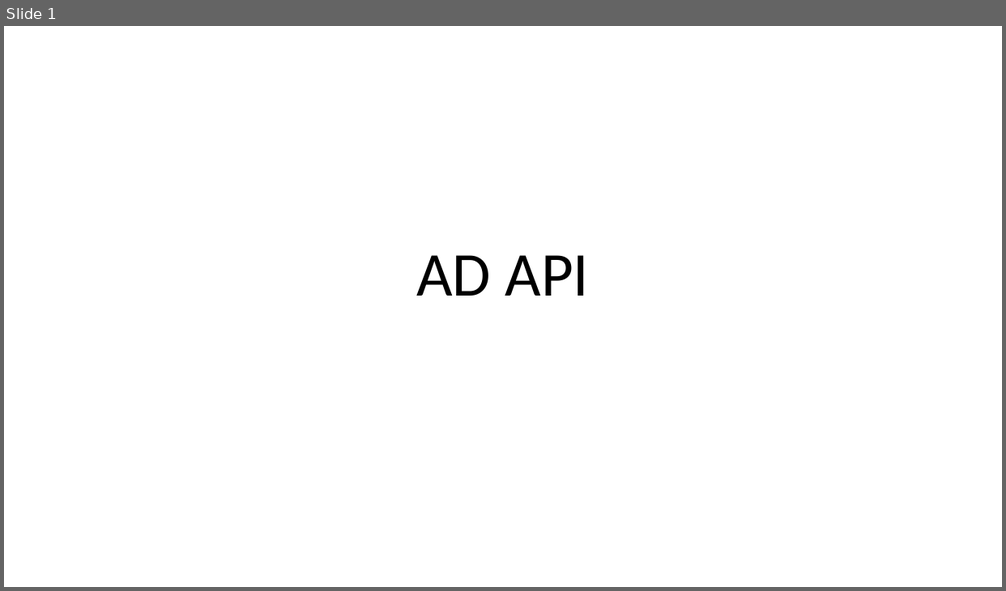
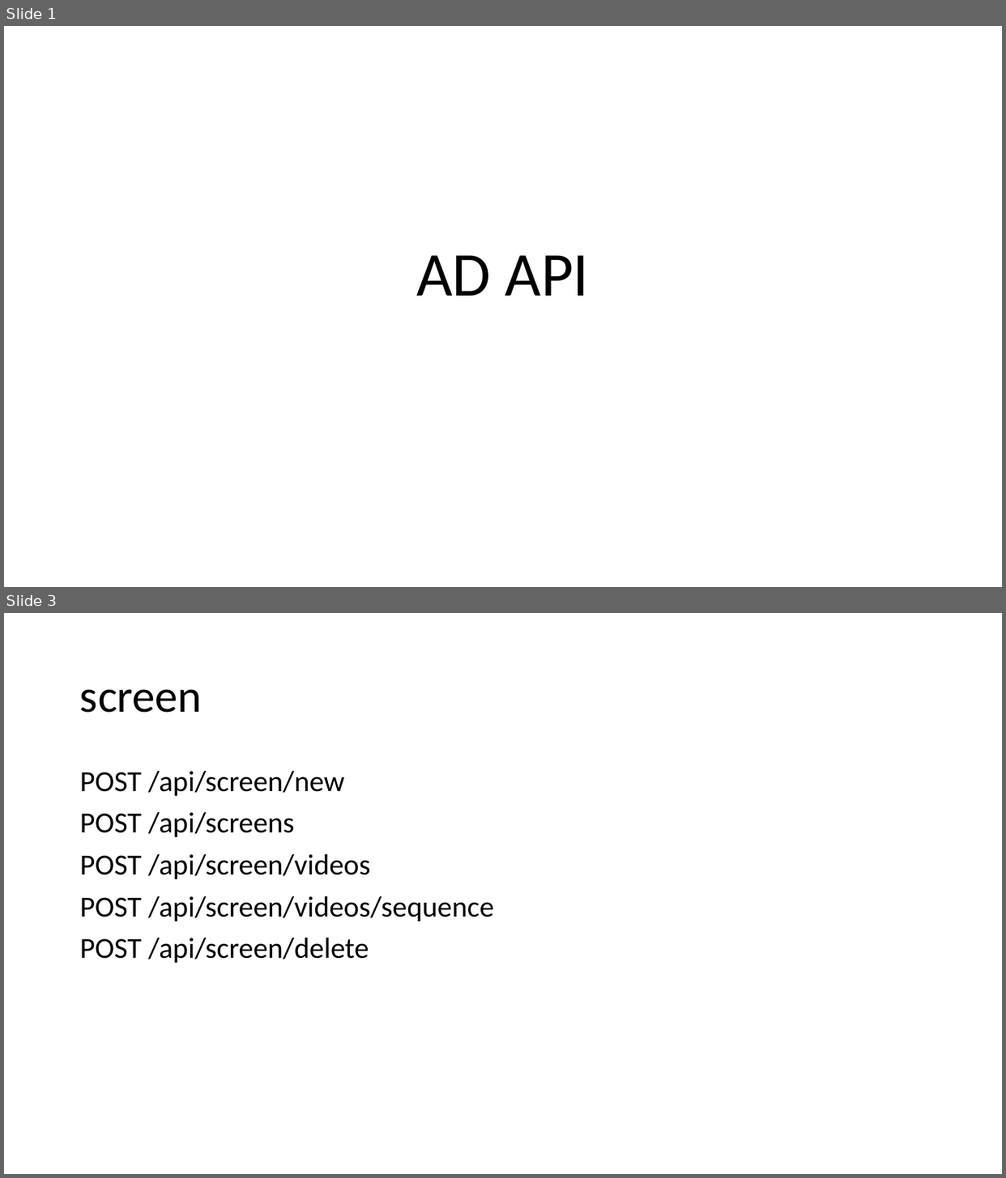
Before and after one commit to ooooldwuuuu/ADproject, a slide deck: AD API.pptx. Shown one above the other, each under a label of ours: slide 1 before the commit, slides 1 and 3 after it; the slides between them are not shown. The pictures are 1006x591 and 1006x1178 pixels, drawn with LibreOffice and Linux fonts; fonts in the diff are those of the drawing. Boxes give left, top, right and bottom in pixels: in the first picture for what was removed or moved away, otherwise in the second. Text is boxed around its words. In the diff, an @@ line names an element or a change of style, - is before the commit and + after.

```diff
--- a/AD API.pptx
+++ b/AD API.pptx
@@ slide 3 added at box(4, 613, 1002, 1174), background #FFFFFF @@
@@ title added at box(80, 689, 202, 713), 44 pt, text #000000 @@
+screen
@@ text added at box(80, 771, 494, 963), 28 pt, text #000000 @@
+POST /api/screen/new
+POST /api/screens
+POST /api/screen/videos
+POST /api/screen/videos/sequence
+POST /api/screen/delete
```
Also in this commit, not shown: 1 slide changed, 5 other files.
